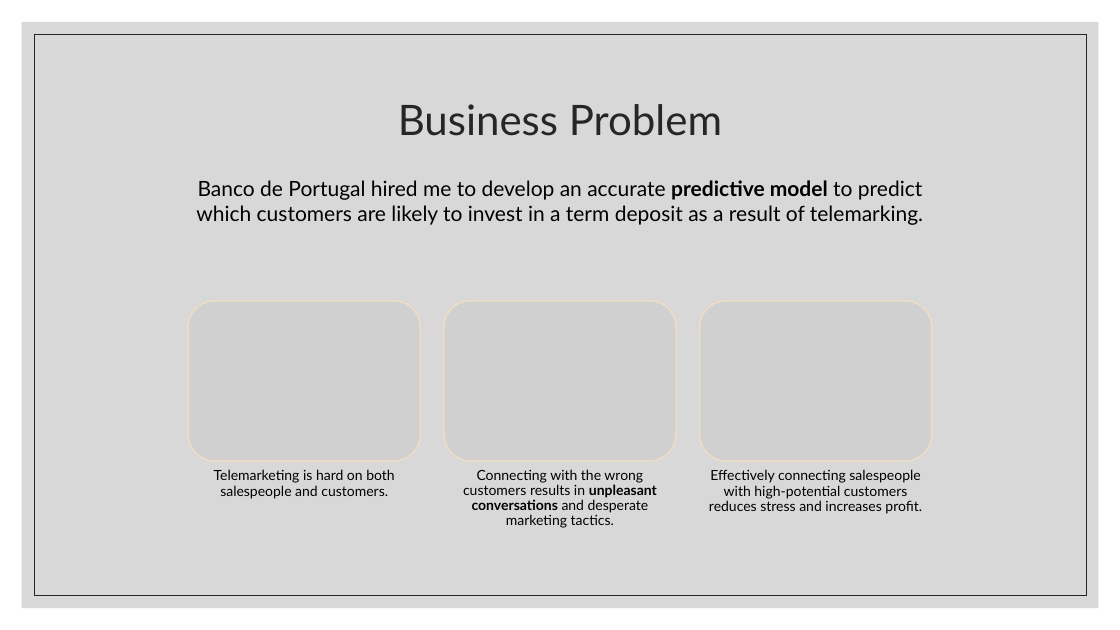
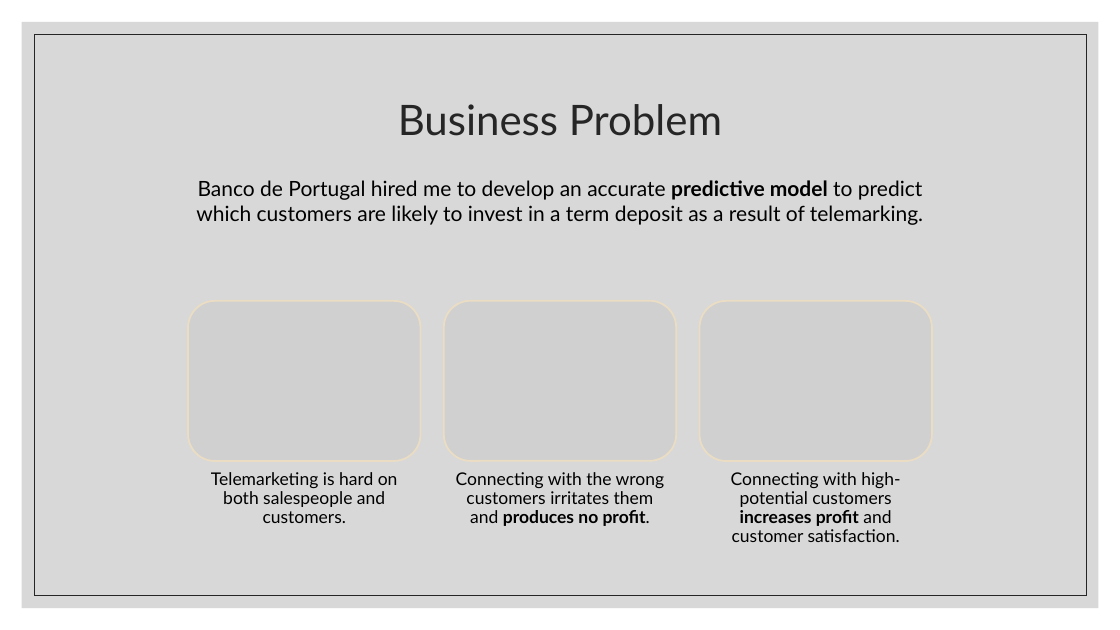
Before and after one commit to ndgigliotti/dsc-phase-3-project, a slide deck: slide 2 of presentation/predicting_bank_telemarketing_sales.pptx. Drawn at 1120x630 pixels with LibreOffice and Linux fonts; fonts in the diff are those of the drawing; grey boxes stand for pictures. Boxes give left, top, right and bottom in pixels: in the first picture for what was removed or moved away, otherwise in the second. Text is boxed around its words. In the diff, an @@ line names an element or a change of style, - is before the commit and + after.

```diff
--- a/presentation/predicting_bank_telemarketing_sales.pptx
+++ b/presentation/predicting_bank_telemarketing_sales.pptx
@@ text "Telemarketing is hard on both ..." at [211,472,398,523]: size 12 to 15 pt; more space between paragraphs @@
@@ text at [456,472,665,526]: text changed; size 12 to 15 pt @@
-Connecting with the wrong customers results in unpleasant conversations and desperate marketing tactics.
+Connecting with the wrong customers irritates them and produces no profit.
@@ text at [731,472,900,542]: text changed; size 12 to 15 pt @@
-Effectively connecting salespeople with high-potential customers reduces stress and increases profit.
+Connecting with high-potential customers increases profit and customer satisfaction.
```
Also in this commit, not shown: 2 other slides changed, 2 slides added, 4 other files.
